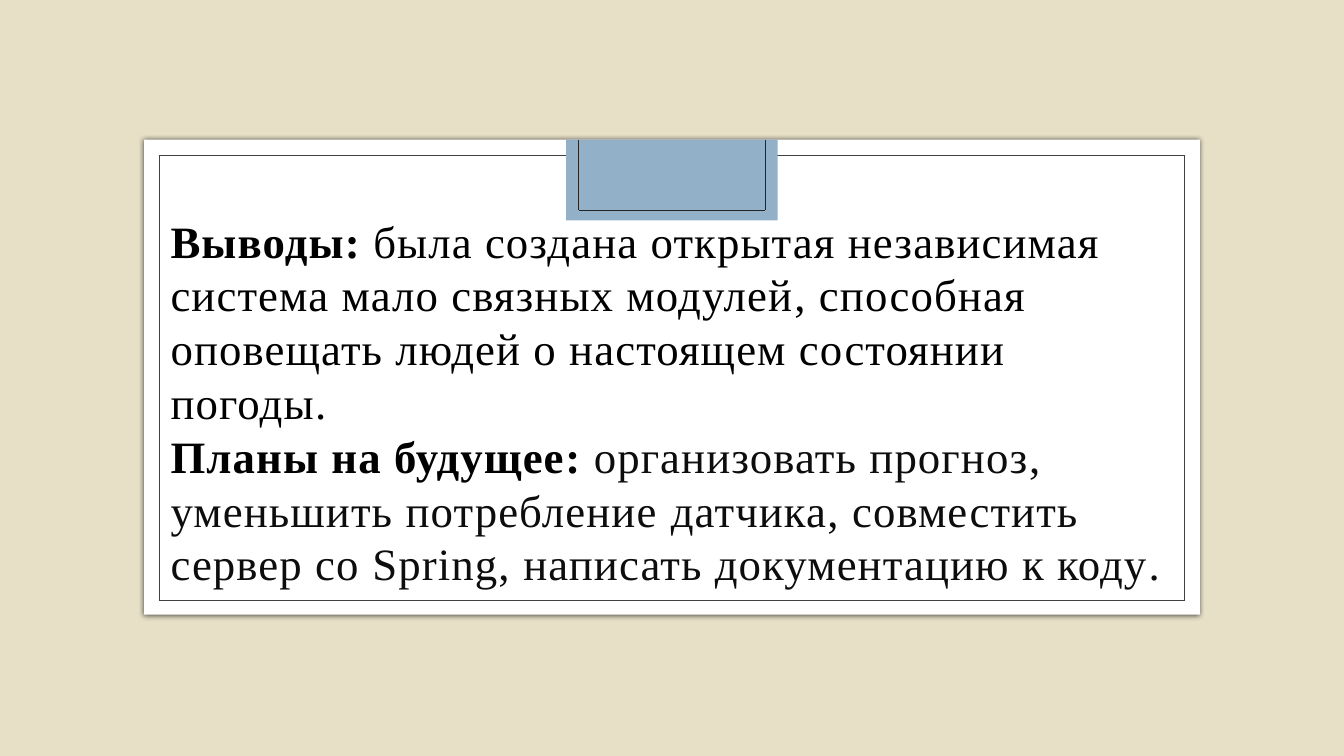
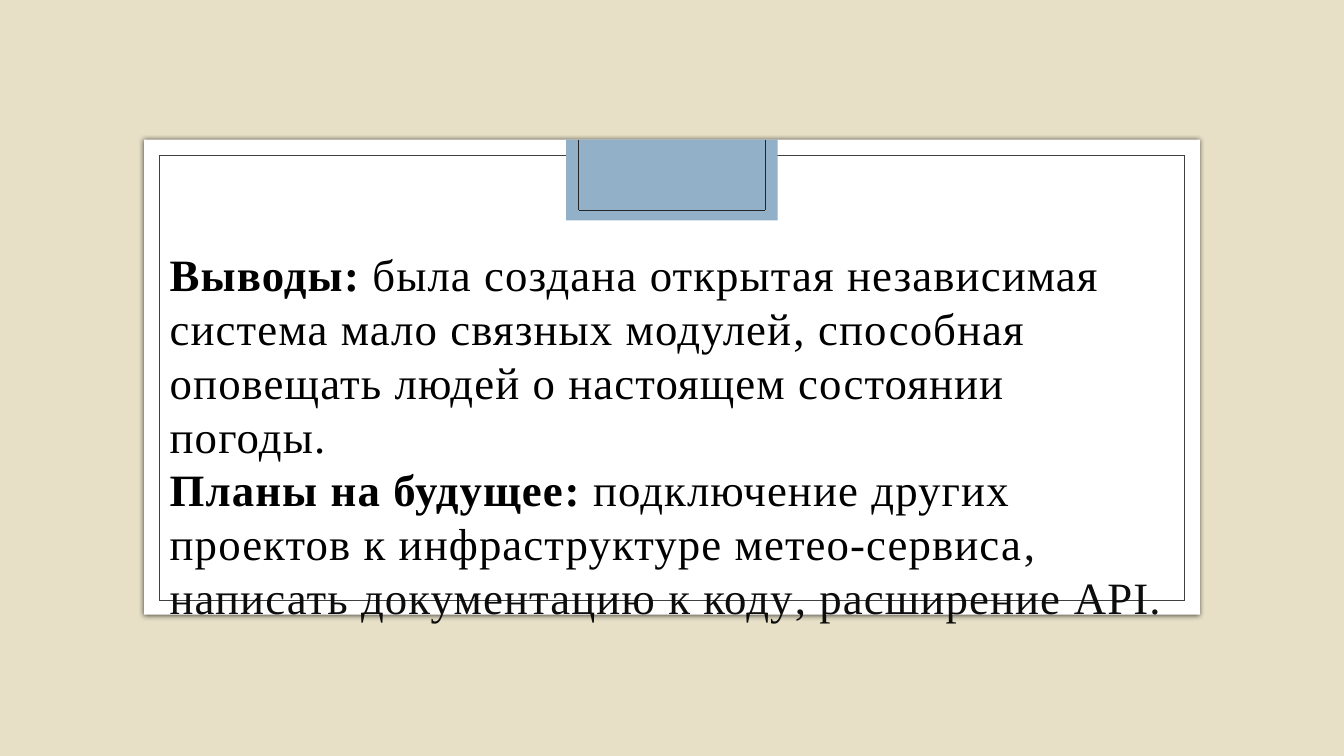
Before and after one commit to funcid/meteo-service, a slide deck: slide 7 of Метеосервис презентация.pptx (slide 11 before the commit). Drawn at 1344x756 pixels with LibreOffice and Linux fonts; fonts in the diff are those of the drawing; background and template pictures are left out. Boxes give left, top, right and bottom in pixels: in the first picture for what was removed or moved away, otherwise in the second. Text is boxed around its words. In the diff, an @@ line names an element or a change of style, - is before the commit and + after.

```diff
--- a/Метеосервис презентация.pptx
+++ b/Метеосервис презентация.pptx
@@ subtitle "Выводы: была создана открытая независимая ...": place and size @@
-subtitle "Выводы: была создана открытая независимая ..." at bbox=[171, 226, 1160, 590]
+subtitle "Выводы: была создана открытая независимая ..." at bbox=[170, 259, 1161, 623]
@@ subtitle at bbox=[170, 474, 1161, 623]: text changed; text colour #0D0D0D to #000000 @@
-Планы на будущее: организовать прогноз, уменьшить потребление датчика, совместить сервер со Spring, написать документацию к коду.
+Планы на будущее: подключение других проектов к инфраструктуре метео-сервиса, написать документацию к коду, расширение API.
```
Also in this commit, not shown: 4 other slides changed, 5 slides removed, 6 other files.
